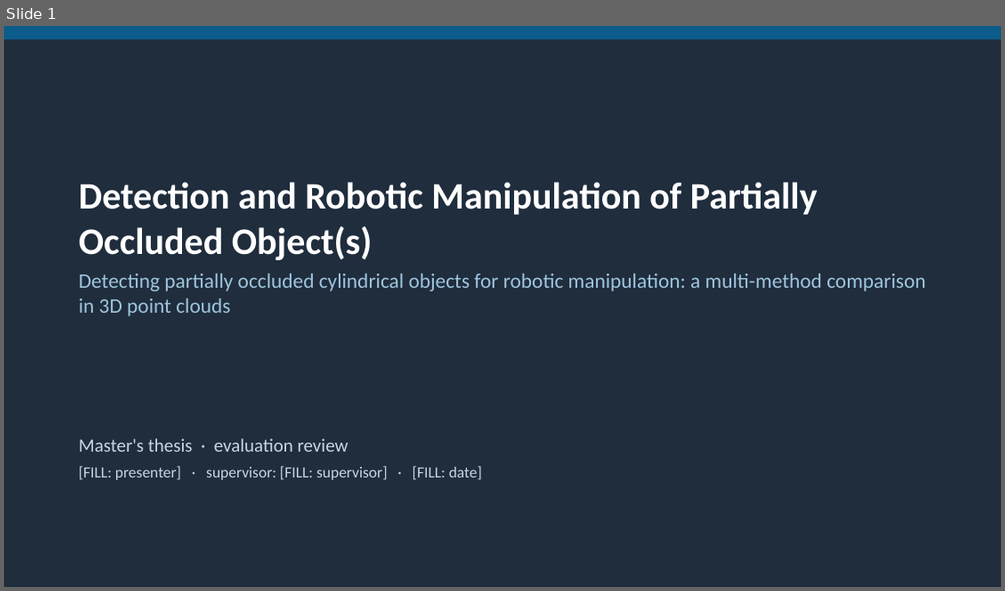
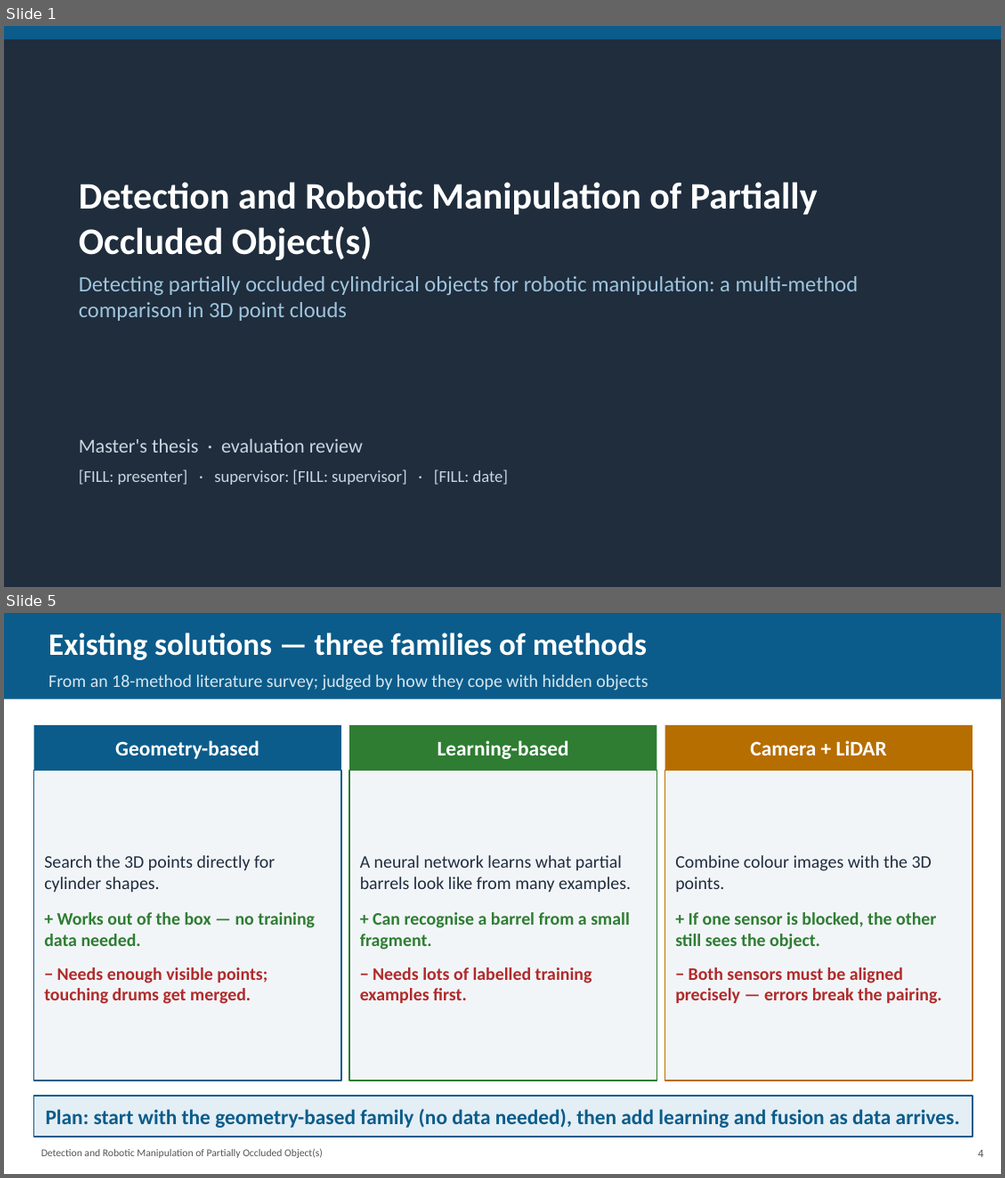
Before and after one commit to coder-1011/barrel-detection, a slide deck: researchwrite/evaluation_presentation.pptx. Shown one above the other, each under a label of ours: slide 1 before the commit, slides 1 and 5 after it; the slides between them are not shown. The pictures are 1005x591 and 1005x1178 pixels, drawn with LibreOffice and Linux fonts; fonts in the diff are those of the drawing. Boxes give left, top, right and bottom in pixels: in the first picture for what was removed or moved away, otherwise in the second. Text is boxed around its words. In the diff, an @@ line names an element or a change of style, - is before the commit and + after.

Commit message:
Rework evaluation deck per supervisor feedback: big fonts, plain-language intro/fitting slides, split experiments, BarrelNet slides (synth data, epoch comparison, pile result), risks with mitigations

```diff
--- a/researchwrite/evaluation_presentation.pptx
+++ b/researchwrite/evaluation_presentation.pptx
@@ slide 5 added at [4,613,1001,1174], background #FFFFFF @@
@@ rectangle added at [4,613,1001,699], fill #0B5C8A @@
@@ text added at [48,633,647,690], 17 pt, text #D6E6F0 @@
+Existing solutions — three families of methods
+From an 18-method literature survey; judged by how they cope with hidden objects
@@ rectangle added at [34,725,341,770], fill #0B5C8A, 20 pt, text #FFFFFF, bold @@
+Geometry-based
@@ rectangle added at [349,725,657,770], fill #2E7D32, 20 pt, text #FFFFFF, bold @@
+Learning-based
@@ rectangle added at [665,725,972,770], fill #B76E00, 20 pt, text #FFFFFF, bold @@
+Camera + LiDAR
@@ rectangle added at [34,770,341,1080], fill #F2F5F8, outline #0B5C8A 1.25 pt, 17 pt, text #B02A2A, bold @@
+Search the 3D points directly for cylinder shapes.
++ Works out of the box — no training data needed.
+− Needs enough visible points; touching drums get merged.
@@ rectangle added at [349,770,657,1080], fill #F2F5F8, outline #2E7D32 1.25 pt, 17 pt, text #1F2D3D, bold @@
+A neural network learns what partial barrels look like from many examples.
++ Can recognise a barrel from a small fragment.
+− Needs lots of labelled training examples first.
@@ rectangle added at [665,770,972,1080], fill #F2F5F8, outline #B76E00 1.25 pt, 17 pt, text #B02A2A, bold @@
+Combine colour images with the 3D points.
++ If one sensor is blocked, the other still sees the object.
+− Both sensors must be aligned precisely — errors break the pairing.
@@ rectangle added at [34,1095,972,1136], fill #E3EEF5, outline #0B5C8A 1.5 pt, 20 pt, text #0B5C8A, bold @@
+Plan: start with the geometry-based family (no data needed), then add learning and fusion as data arrives.
@@ text added at [41,1148,323,1158], 10 pt, text #555555 @@
+Detection and Robotic Manipulation of Partially Occluded Object(s)
@@ text added at [978,1150,983,1157], 11 pt, text #555555 @@
+4
@@ slide 1 changed as well @@
@@ text "Detection and Robotic Manipulation of ..." at [79,182,858,321]: size 20 to 21 pt in "Detecting partially occluded cylindrical objects for robotic ..."; more space between paragraphs @@
@@ text "Master's thesis · evaluation review" at [79,438,509,484]: size 18 to 19 pt in "Master's thesis · evaluation review"; size 15 to 16 pt in "[FILL: presenter] · supervisor: [FILL: supervisor] · ..."; more space between paragraphs @@
```
Also in this commit, not shown: 16 other slides added, 9 slides removed, 15 other files.
